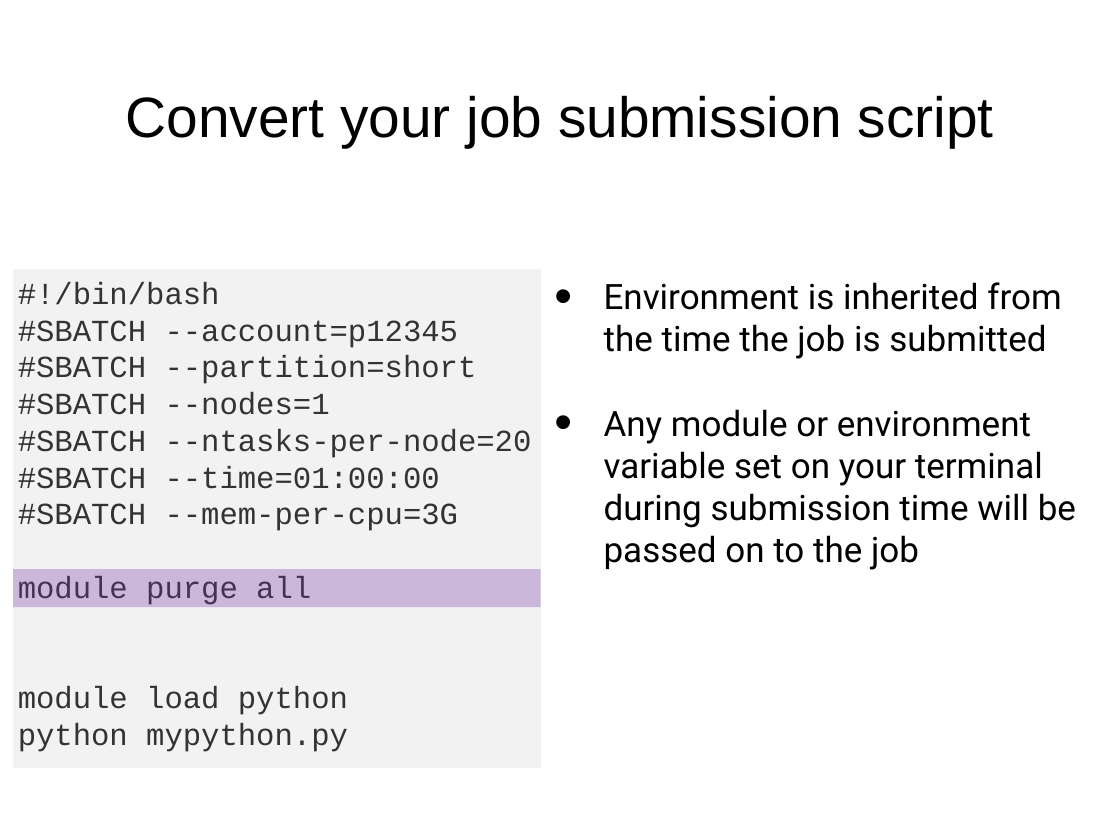
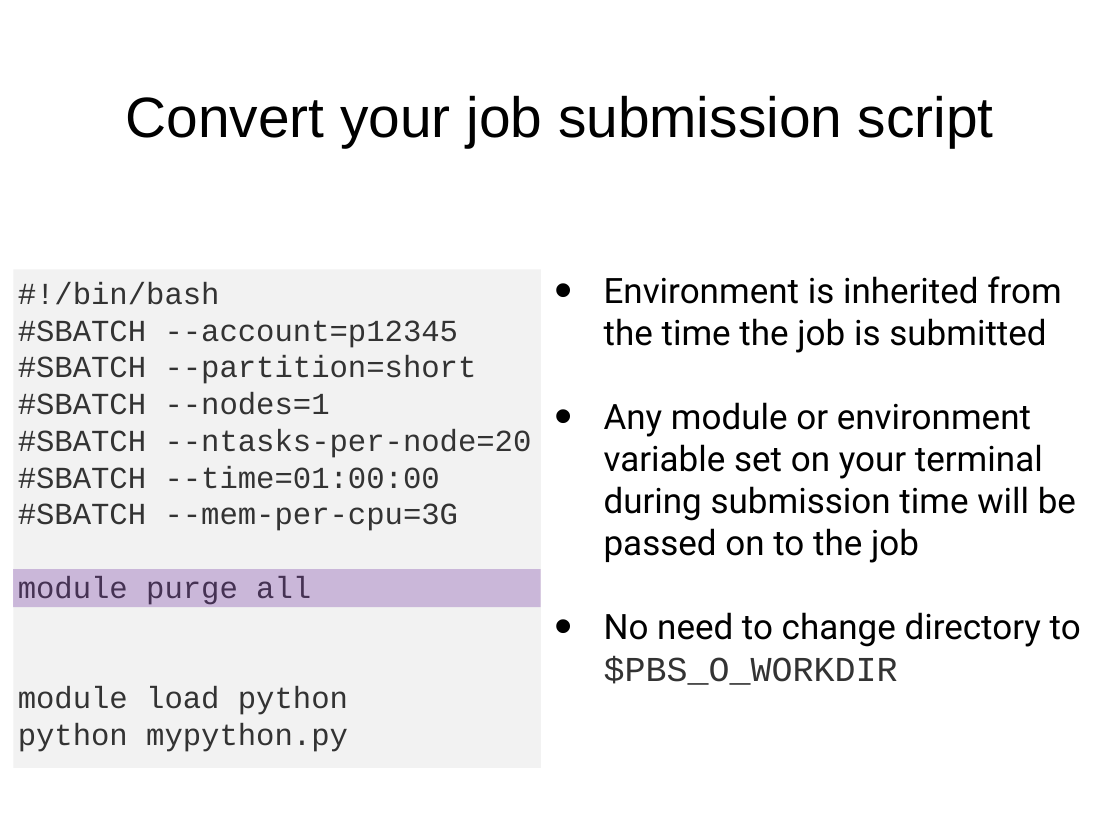
Before and after one commit to nuitrcs/migration-to-slurm, a slide deck: slide 14 of Migrating-to-Slurm.pptx. Drawn at 1120x840 pixels with LibreOffice and Linux fonts; fonts in the diff are those of the drawing; background and template pictures are left out. Boxes give left, top, right and bottom in pixels: in the first picture for what was removed or moved away, otherwise in the second. Text is boxed around its words. In the diff, an @@ line names an element or a change of style, - is before the commit and + after.

Commit message:
Updating slides page 14

```diff
--- a/Migrating-to-Slurm.pptx
+++ b/Migrating-to-Slurm.pptx
@@ text at (604, 612, 1081, 685): paragraph added @@
+• No need to change directory to $PBS_O_WORKDIR
```
